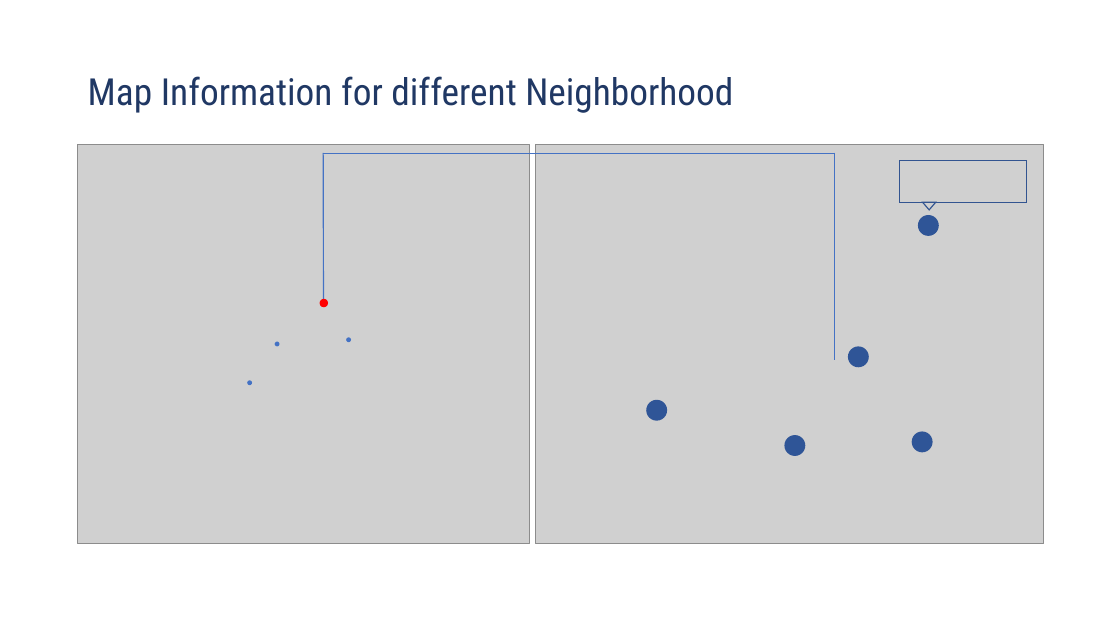
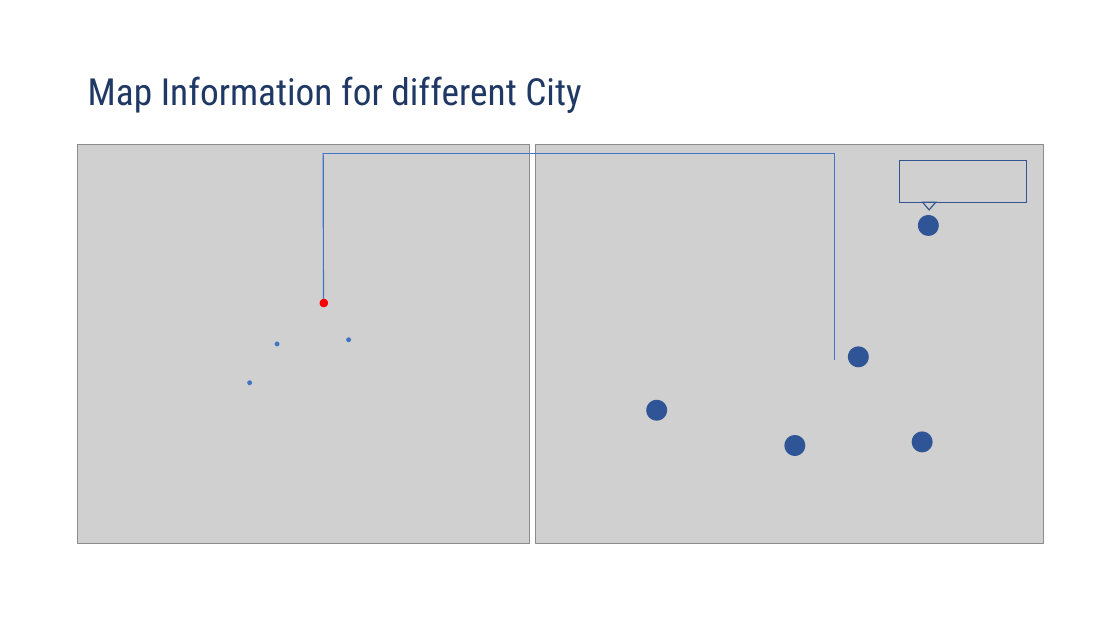
Before and after one commit to VizTechFall2017/week9-YuanhongShi, a slide deck: slide 2 of PS02/Final Project-VisualTech.pptx. Drawn at 1120x630 pixels with LibreOffice and Linux fonts; fonts in the diff are those of the drawing; grey boxes stand for pictures. Boxes give left, top, right and bottom in pixels: in the first picture for what was removed or moved away, otherwise in the second. Text is boxed around its words. In the diff, an @@ line names an element or a change of style, - is before the commit and + after.

```diff
--- a/PS02/Final Project-VisualTech.pptx
+++ b/PS02/Final Project-VisualTech.pptx
@@ text at (88, 76, 581, 113): text changed @@
-Map Information for different Neighborhood
+Map Information for different City
```
Also in this commit, not shown: 3 other slides changed, 1 other file.
